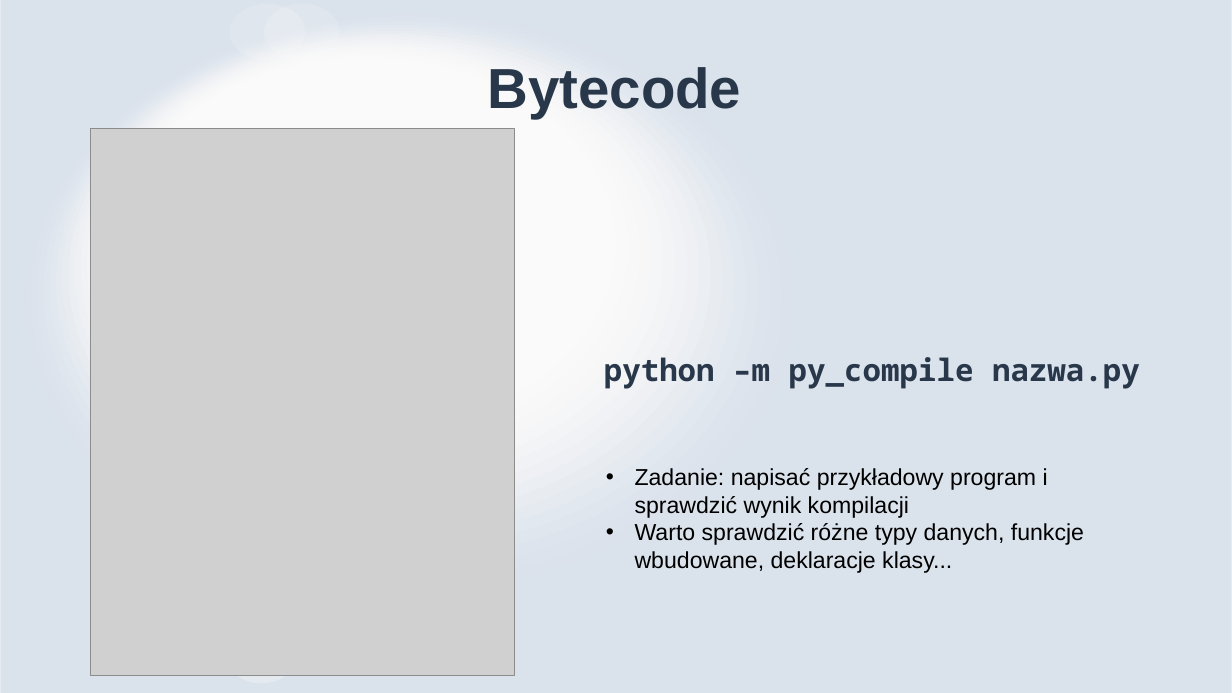
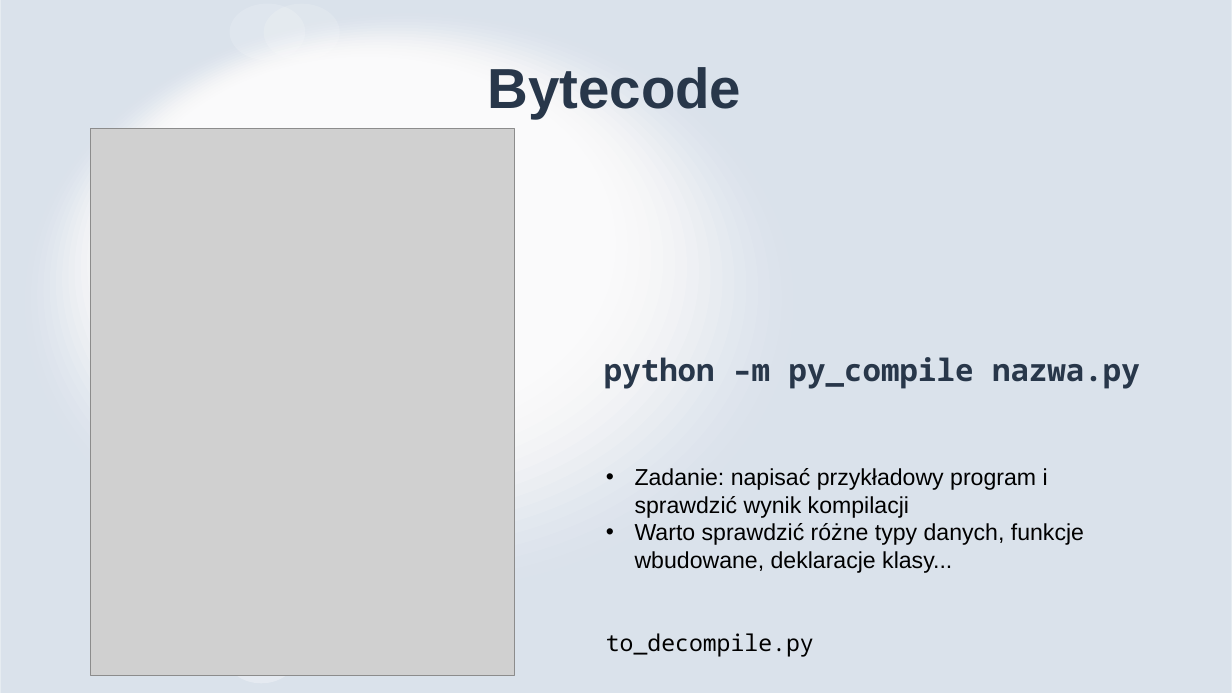
Before and after one commit to MikoStoro/ETI_Academy_python, a slide deck: slide 8 of Intro/Wprowadzenie.pptx. Drawn at 1232x693 pixels with LibreOffice and Linux fonts; fonts in the diff are those of the drawing; grey boxes stand for pictures. Boxes give left, top, right and bottom in pixels: in the first picture for what was removed or moved away, otherwise in the second. Text is boxed around its words. In the diff, an @@ line names an element or a change of style, - is before the commit and + after.

```diff
--- a/Intro/Wprowadzenie.pptx
+++ b/Intro/Wprowadzenie.pptx
@@ text at box(606, 633, 814, 657): paragraph added @@
+to_decompile.py
```
Also in this commit, not shown: 6 other slides changed, 4 other files.
